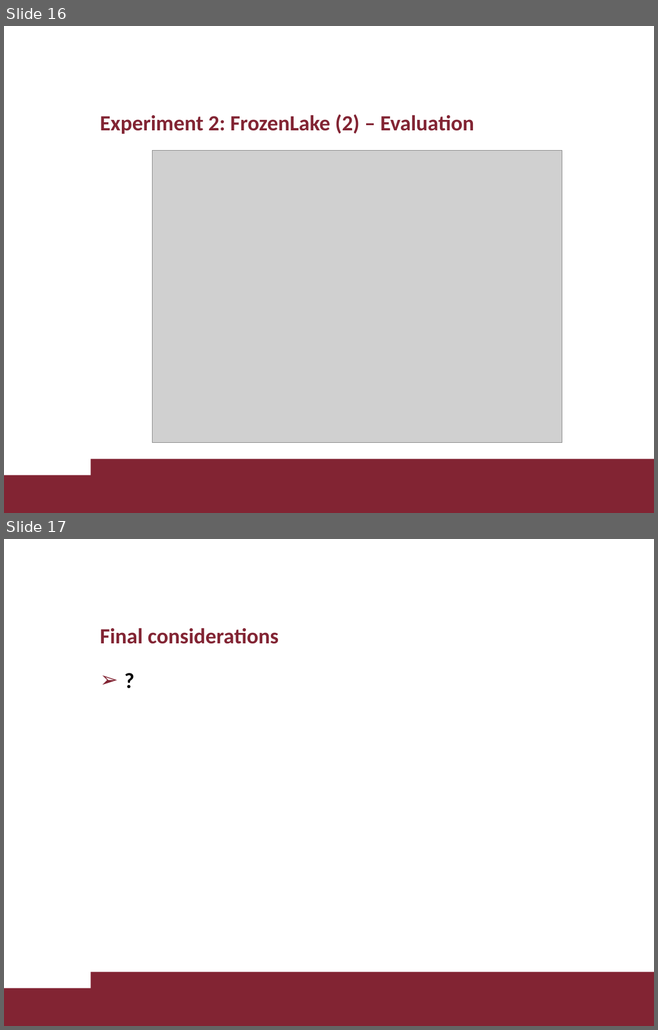
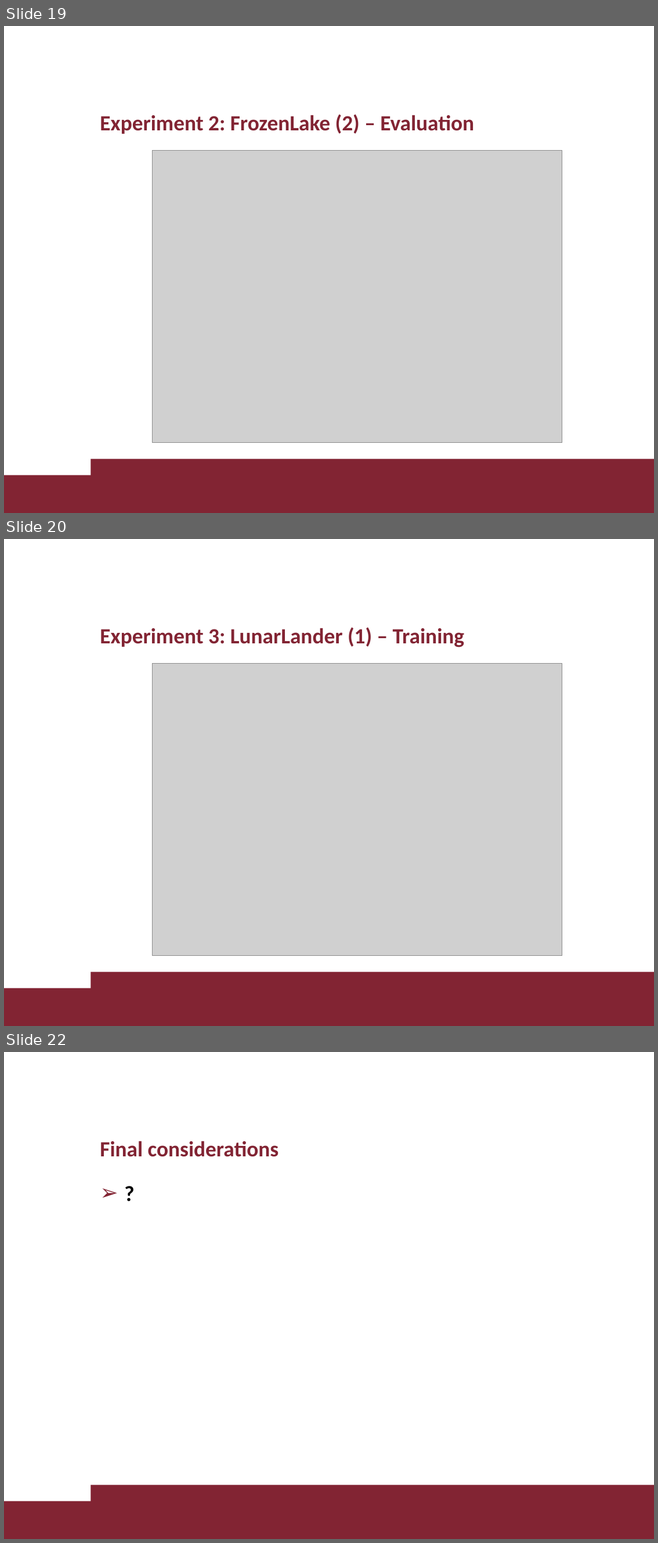
Before and after one commit to lorenzo-di-luccio/RL_Project, a slide deck: slides/diluccio_giamba_RL_project.pptx. Shown one above the other, each under a label of ours: slides 16 and 17 before the commit, slides 19, 20 and 22 after it; the slides between them are not shown. The pictures are 658x1030 and 658x1543 pixels, drawn with LibreOffice and Linux fonts; fonts in the diff are those of the drawing; grey boxes stand for pictures; background and template pictures are left out. Boxes give left, top, right and bottom in pixels: in the first picture for what was removed or moved away, otherwise in the second. Text is boxed around its words. In the diff, an @@ line names an element or a change of style, - is before the commit and + after.

Commit message:
Updated slides with LunarLander

```diff
--- a/slides/diluccio_giamba_RL_project.pptx
+++ b/slides/diluccio_giamba_RL_project.pptx
@@ slide 20 added at box(4, 539, 654, 1026), background #FFFFFF; not listed: 2 template elements that a slide beside it also shows @@
@@ title added at box(100, 627, 465, 647), 24 pt, text #822433, bold @@
+Experiment 3: LunarLander (1) – Training
@@ picture added at box(152, 664, 561, 956) @@
@@ what was slide 16 is now slide 19 @@
@@ what was slide 17 is now slide 22 @@
```
Also in this commit, not shown: 5 slides changed, 4 other slides added, 1 slide removed, 1 other file.
